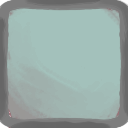
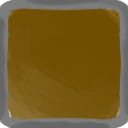
Comparing the layer stacks of the two (128, 128) images. Changes:
painted on "Paint Layer 1" over [6, 7, 122, 128]
hid "Copy of Paint Layer 2" (1st of 3) over [6, 7, 122, 128]
added layer "Copy of Paint Layer 2" (2nd of 3) above "Copy of Paint Layer 2" over [6, 7, 122, 128]
hid "Copy of Paint Layer 2" (3rd of 3) over [6, 7, 122, 128]
